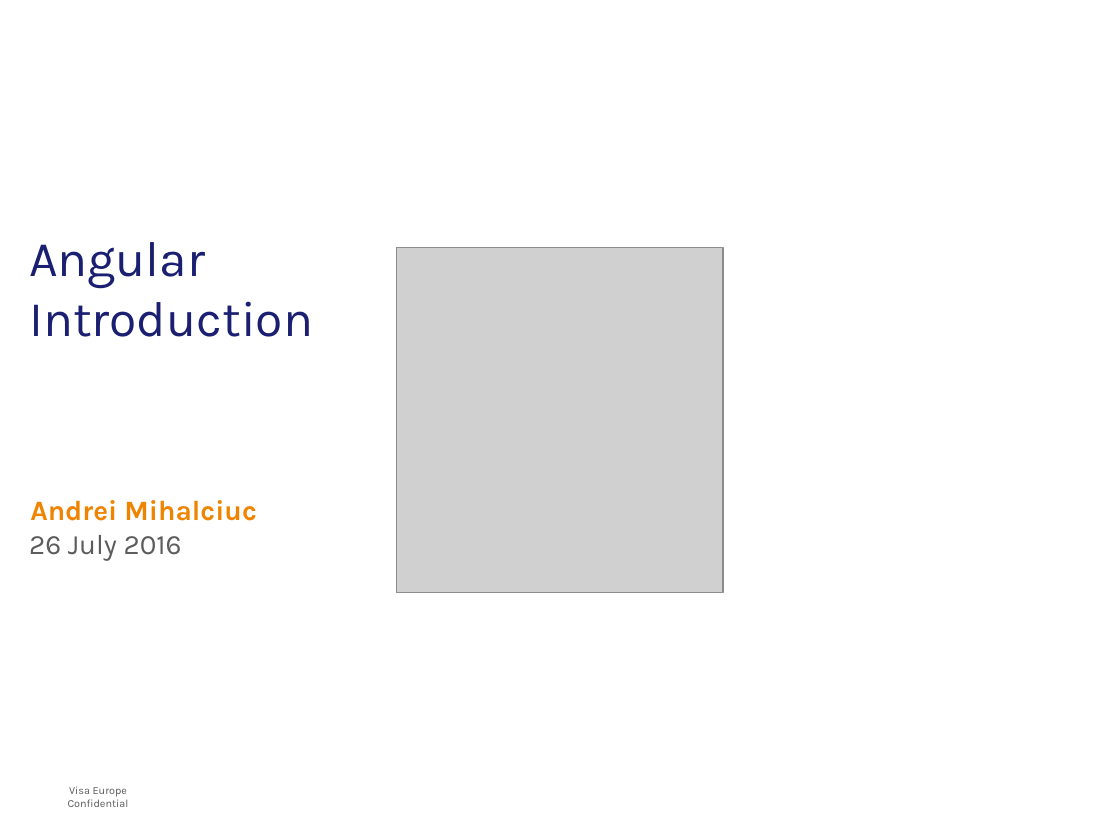
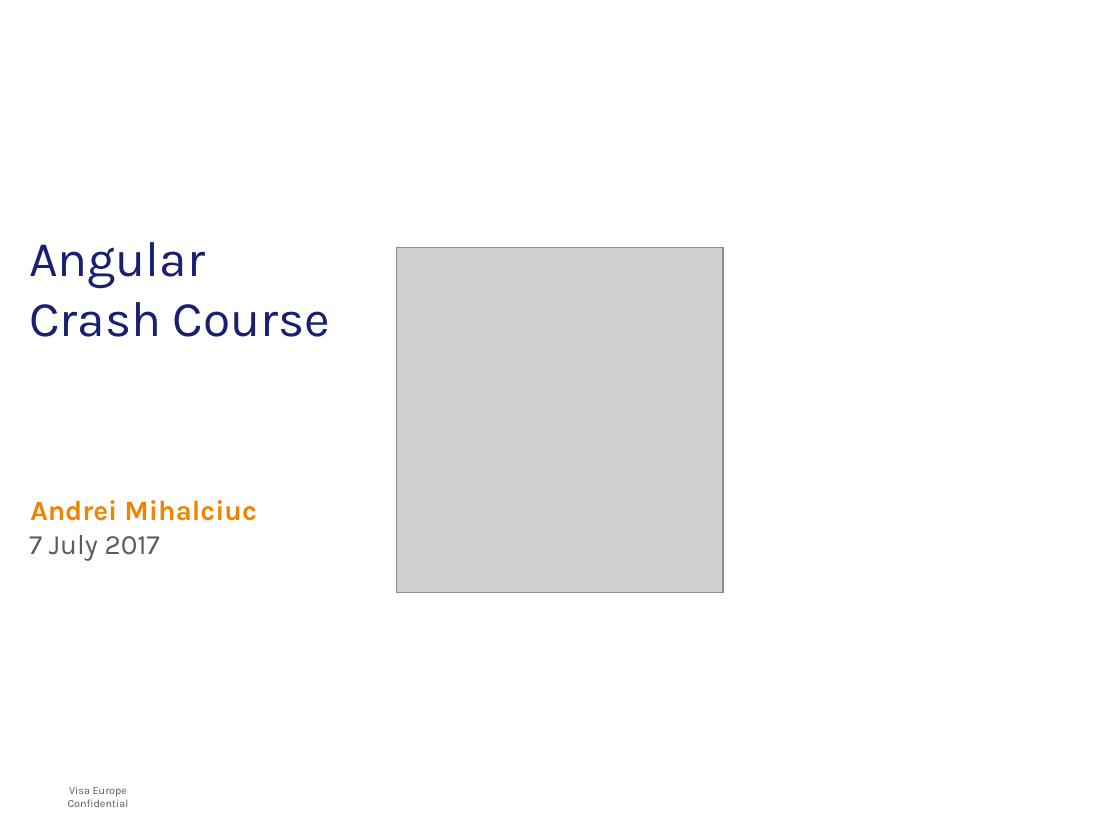
Before and after one commit to mihalcan/AngularToDO, a slide deck: slide 1 of Angular Intro.pptx. Drawn at 1120x840 pixels with LibreOffice and Linux fonts; fonts in the diff are those of the drawing; grey boxes stand for pictures; background and template pictures are left out. Boxes give left, top, right and bottom in pixels: in the first picture for what was removed or moved away, otherwise in the second. Text is boxed around its words. In the diff, an @@ line names an element or a change of style, - is before the commit and + after.

```diff
--- a/Angular Intro.pptx
+++ b/Angular Intro.pptx
@@ title at [29,242,331,337]: text changed @@
-Angular
-Introduction
+Angular
+Crash Course
@@ text at [29,535,160,561]: text changed @@
-26 July 2016
+7 July 2017
```
Also in this commit, not shown: 1 other slide changed, 3 other files.
